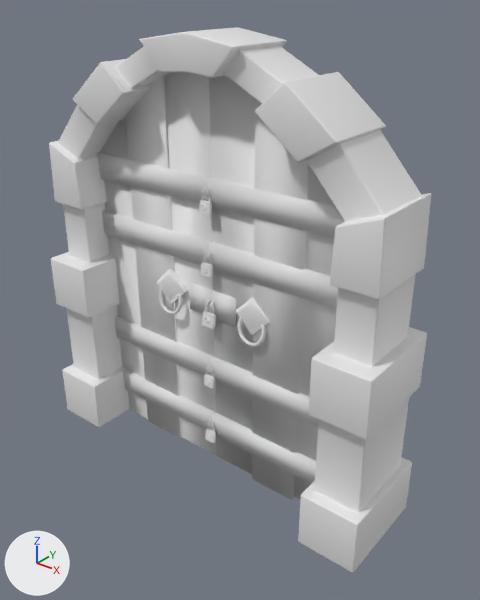
One commit to the FBX model HP_HDRP/Assets/Models/door/door.fbx: the scene before it, then after it.
One viewpoint serves both versions: a 50 mm lens placed at (2.33, -2.73, 2.86), pointed at (0.15, -0.01, 1.17). The lights are fixed; the arrows at lower left show +X, +Y and +Z. Where no turn or scale is listed for an object, it has been applied to the vertices. Vertices at the same position are counted once.

Objects in the first picture: 'drzwi_lewe', 'drzwi_prawe', 'obwód'.
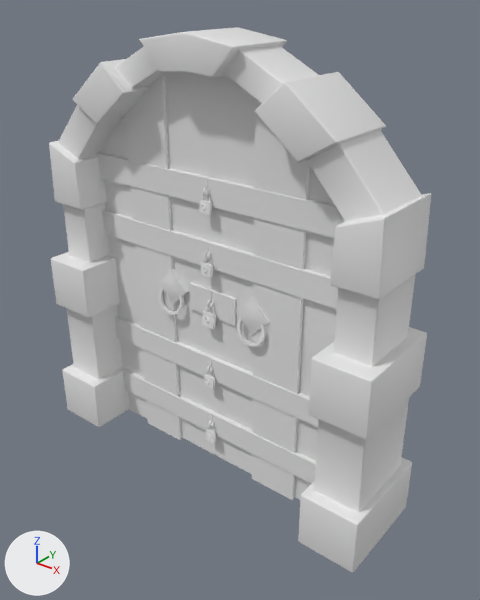
Where the newer file only moved an object's origin or applied its transform, the numbers keep the older frame.

Where the change shows, as pixel boxes (x1, y1, x2, y2) in the pictures (480 x 600 px; the box of a moved part takes in the faces that stretch with it):
'drzwi_prawe', shading changed
    both: (205, 76, 343, 500)
part 2 of me_cube_001, added
    after: (190, 283, 213, 314)
part 3 of me_cube_001, moved or reshaped
    before: (157, 269, 188, 304)
    after: (158, 268, 189, 305)
part 4 of me_cube_001, deleted
    before: (189, 283, 213, 314)
part 5 of me_cube_001, moved or reshaped
    before: (126, 76, 181, 438)
    after: (125, 76, 182, 440)

The change in detail:
Material 'door' (mat_door) is new.
Its base color is (0.8, 0.8, 0.8) (white #e7e7e7).
me_cube_011 has 512 vertices, 486 faces and spans x -0.92..0.02, y -0.06..0.16, z -1.03..1.49.
me_cube_011 is used by ob_drzwi_prawe; location (0.923, -0.073, 1.013).
me_cube_011 part 1: its shading normals changed.
me_cube_001 is used by ob_drzwi_lewe; location (-0.928, -0.073, 0.99).
me_cube_001 had 512 vertices, 486 faces and spanned x -0.02..0.93, y -0.06..0.16, z -1.0..1.51.
me_cube_001 now has 512 vertices, 486 faces and spans x -0.01..0.93, y -0.06..0.16, z -1.0..1.51.
me_cube_001 part 2: a new loose piece, a box spanning x 0.757..0.925, y -0.014..0.047, z 0.051..0.22, in mat_door (white #e7e7e7).
me_cube_001 part 3: the loose piece of 12 vertices spanning x 0.49..0.73, y -0.04..0.06, z 0.04..0.28 is mirrored in x about its middle, then moved by (0.01, 0.0, 0.0), in mat_door (white #e7e7e7).
me_cube_001 part 4: the loose piece of 8 vertices spanning x 0.75..0.92, y -0.01..0.05, z 0.05..0.22 is deleted.
me_cube_001 part 5: 8 vertices moved from x 0.3..0.61, y -0.01..0.16, z -1.0..1.44 to x 0.3..0.62, y -0.02..0.16, z -1.0..1.44.
me_cube_001 part 6: the surface is now shaded flat.
me_cube_001 now uses material mat_door (white #e7e7e7).
